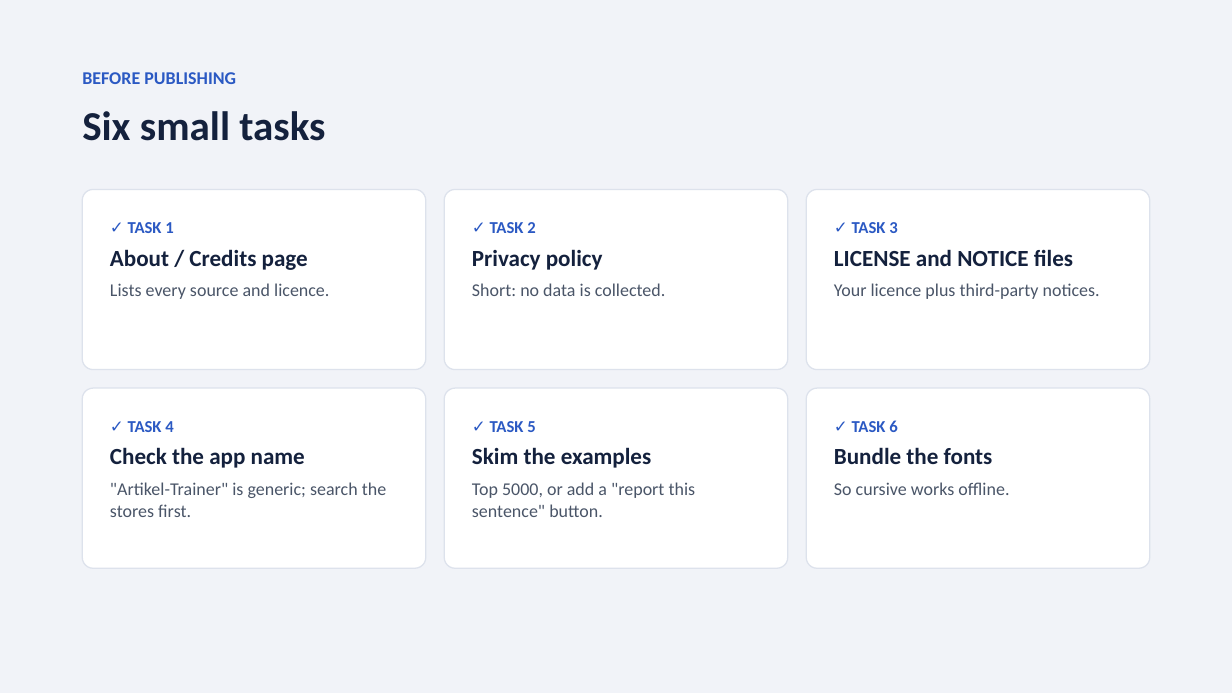
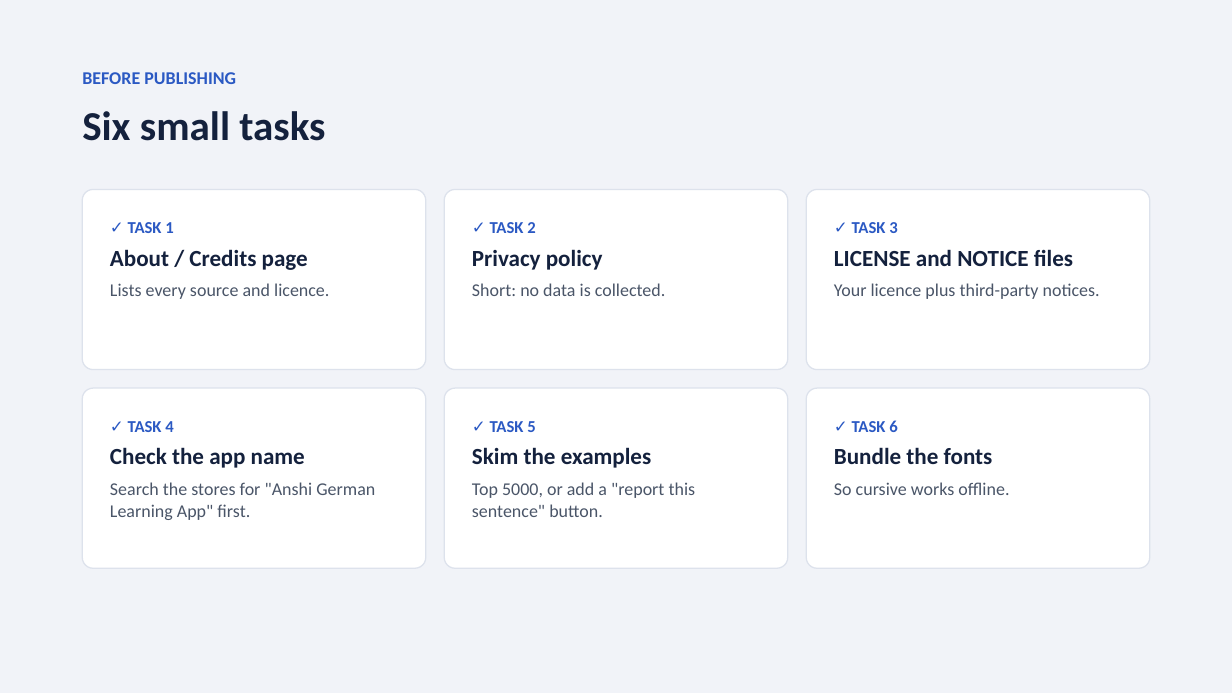
Before and after one commit to AnjaneyaReddyKovvuri/learn-german, a slide deck: slide 6 of docs/Artikel-Trainer-Licensing-and-Mobile-App.pptx. Drawn at 1232x693 pixels with LibreOffice and Linux fonts; fonts in the diff are those of the drawing. Boxes give left, top, right and bottom in pixels: in the first picture for what was removed or moved away, otherwise in the second. Text is boxed around its words. In the diff, an @@ line names an element or a change of style, - is before the commit and + after.

```diff
--- a/docs/Artikel-Trainer-Licensing-and-Mobile-App.pptx
+++ b/docs/Artikel-Trainer-Licensing-and-Mobile-App.pptx
@@ text at [110, 482, 375, 520]: text changed @@
-"Artikel-Trainer" is generic; search the stores first.
+Search the stores for "Anshi German Learning App" first.
```
Also in this commit, not shown: 2 other slides changed, 7 other files.
